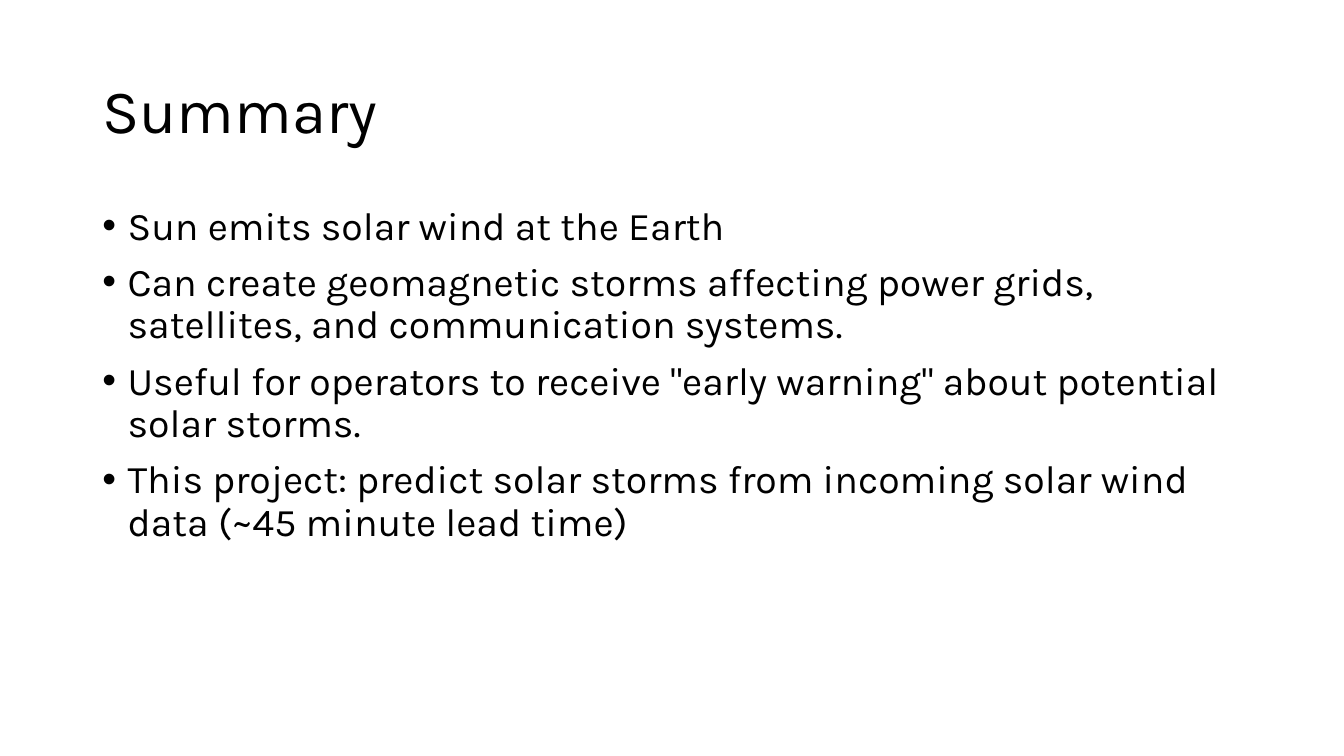
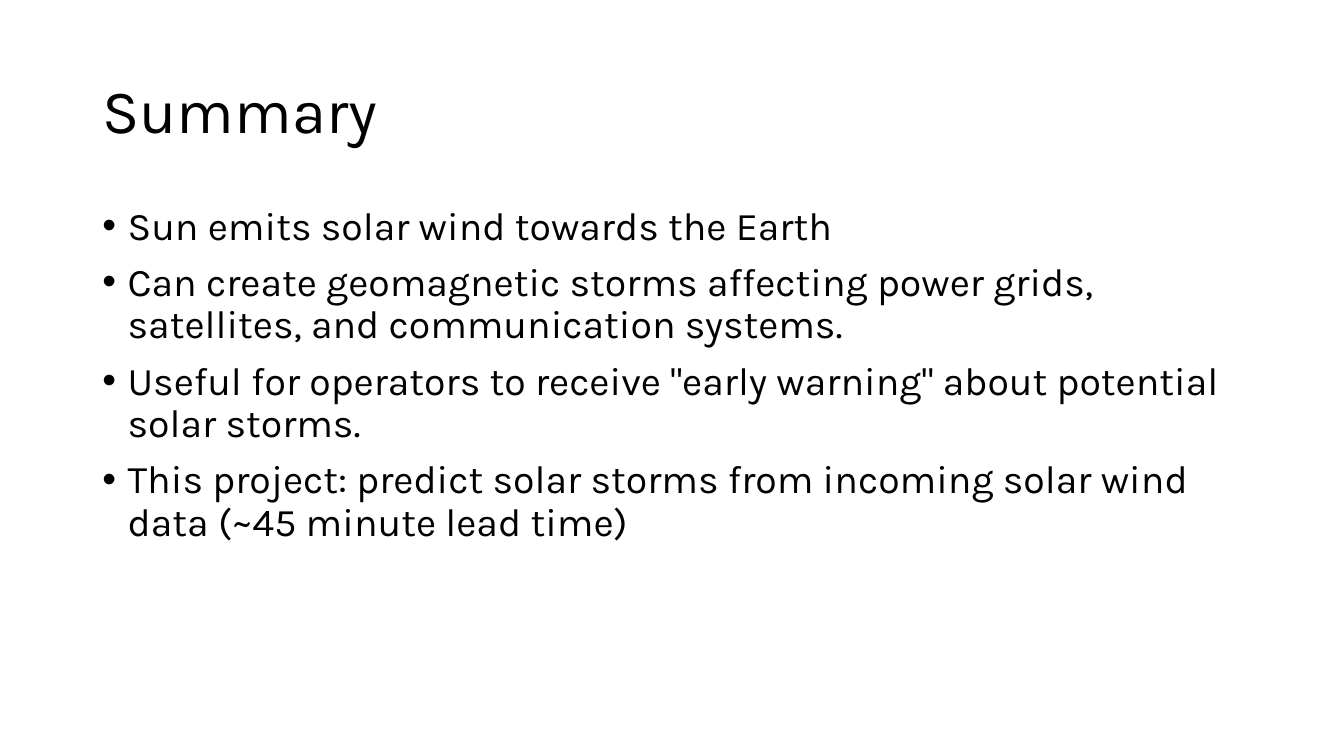
Before and after one commit to Erdos-Projects/spring-2026-electromagnetic-risk-prediction, a slide deck: slide 2 of presentation/final-presentation.pptx. Drawn at 1344x756 pixels with LibreOffice and Linux fonts; fonts in the diff are those of the drawing. Boxes give left, top, right and bottom in pixels: in the first picture for what was removed or moved away, otherwise in the second. Text is boxed around its words. In the diff, an @@ line names an element or a change of style, - is before the commit and + after.

```diff
--- a/presentation/final-presentation.pptx
+++ b/presentation/final-presentation.pptx
@@ text at <box>128,213,832,241</box>: text changed @@
-• Sun emits solar wind at the Earth
+• Sun emits solar wind towards the Earth
```
Also in this commit, not shown: 4 other slides changed, 1 slide removed, 1 other file.
